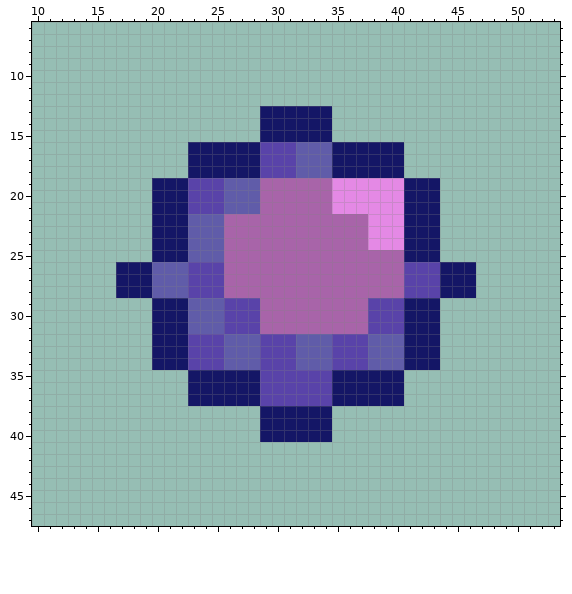
File history of a pixel-art sprite, sprites/SBruxaATK/1be034ad-65c8-48d4-89c8-68b654f3a643.png. Above, as it was before the edit.
The file is 64x64 pixels. Shown: x 10..53, y 6..47.
And afterwards:
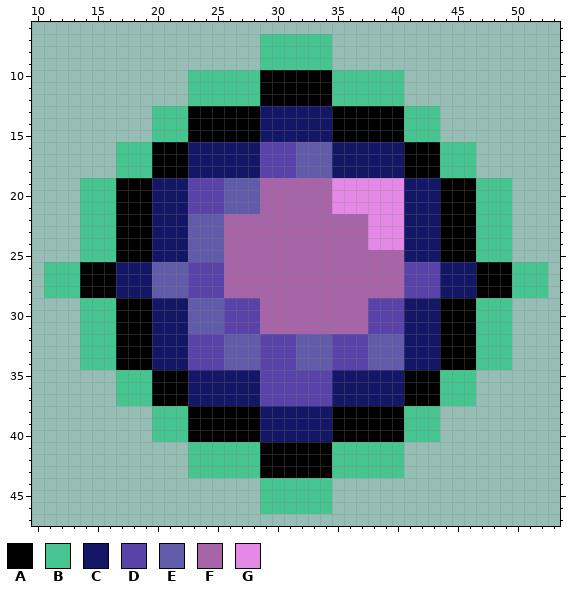
Palette (. is transparent): A #000000  B #47c591  C #141666  D #5943a9  E #605ca9  F #a864a9  G #e489e5
What changed:
@@ x 10..53 @@
  6 ............................................
- 7 ............................................
- 8 ............................................
- 9 ............................................
-10 ............................................
-11 ............................................
-12 ............................................
-13 ...................CCCCCC...................
-14 ...................CCCCCC...................
-15 ...................CCCCCC...................
-16 .............CCCCCCDDDEEECCCCCC.............
-17 .............CCCCCCDDDEEECCCCCC.............
-18 .............CCCCCCDDDEEECCCCCC.............
-19 ..........CCCDDDEEEFFFFFFGGGGGGCCC..........
-20 ..........CCCDDDEEEFFFFFFGGGGGGCCC..........
-21 ..........CCCDDDEEEFFFFFFGGGGGGCCC..........
-22 ..........CCCEEEFFFFFFFFFFFFGGGCCC..........
-23 ..........CCCEEEFFFFFFFFFFFFGGGCCC..........
-24 ..........CCCEEEFFFFFFFFFFFFGGGCCC..........
-25 ..........CCCEEEFFFFFFFFFFFFFFFCCC..........
-26 .......CCCEEEDDDFFFFFFFFFFFFFFFDDDCCC.......
-27 .......CCCEEEDDDFFFFFFFFFFFFFFFDDDCCC.......
-28 .......CCCEEEDDDFFFFFFFFFFFFFFFDDDCCC.......
-29 ..........CCCEEEDDDFFFFFFFFFDDDCCC..........
-30 ..........CCCEEEDDDFFFFFFFFFDDDCCC..........
-31 ..........CCCEEEDDDFFFFFFFFFDDDCCC..........
-32 ..........CCCDDDEEEDDDEEEDDDEEECCC..........
-33 ..........CCCDDDEEEDDDEEEDDDEEECCC..........
-34 ..........CCCDDDEEEDDDEEEDDDEEECCC..........
-35 .............CCCCCCDDDDDDCCCCCC.............
-36 .............CCCCCCDDDDDDCCCCCC.............
-37 .............CCCCCCDDDDDDCCCCCC.............
-38 ...................CCCCCC...................
-39 ...................CCCCCC...................
-40 ...................CCCCCC...................
-41 ............................................
-42 ............................................
-43 ............................................
-44 ............................................
-45 ............................................
-46 ............................................
+ 7 ...................BBBBBB...................
+ 8 ...................BBBBBB...................
+ 9 ...................BBBBBB...................
+10 .............BBBBBBAAAAAABBBBBB.............
+11 .............BBBBBBAAAAAABBBBBB.............
+12 .............BBBBBBAAAAAABBBBBB.............
+13 ..........BBBAAAAAACCCCCCAAAAAABBB..........
+14 ..........BBBAAAAAACCCCCCAAAAAABBB..........
+15 ..........BBBAAAAAACCCCCCAAAAAABBB..........
+16 .......BBBAAACCCCCCDDDEEECCCCCCAAABBB.......
+17 .......BBBAAACCCCCCDDDEEECCCCCCAAABBB.......
+18 .......BBBAAACCCCCCDDDEEECCCCCCAAABBB.......
+19 ....BBBAAACCCDDDEEEFFFFFFGGGGGGCCCAAABBB....
+20 ....BBBAAACCCDDDEEEFFFFFFGGGGGGCCCAAABBB....
+21 ....BBBAAACCCDDDEEEFFFFFFGGGGGGCCCAAABBB....
+22 ....BBBAAACCCEEEFFFFFFFFFFFFGGGCCCAAABBB....
+23 ....BBBAAACCCEEEFFFFFFFFFFFFGGGCCCAAABBB....
+24 ....BBBAAACCCEEEFFFFFFFFFFFFGGGCCCAAABBB....
+25 ....BBBAAACCCEEEFFFFFFFFFFFFFFFCCCAAABBB....
+26 .BBBAAACCCEEEDDDFFFFFFFFFFFFFFFDDDCCCAAABBB.
+27 .BBBAAACCCEEEDDDFFFFFFFFFFFFFFFDDDCCCAAABBB.
+28 .BBBAAACCCEEEDDDFFFFFFFFFFFFFFFDDDCCCAAABBB.
+29 ....BBBAAACCCEEEDDDFFFFFFFFFDDDCCCAAABBB....
+30 ....BBBAAACCCEEEDDDFFFFFFFFFDDDCCCAAABBB....
+31 ....BBBAAACCCEEEDDDFFFFFFFFFDDDCCCAAABBB....
+32 ....BBBAAACCCDDDEEEDDDEEEDDDEEECCCAAABBB....
+33 ....BBBAAACCCDDDEEEDDDEEEDDDEEECCCAAABBB....
+34 ....BBBAAACCCDDDEEEDDDEEEDDDEEECCCAAABBB....
+35 .......BBBAAACCCCCCDDDDDDCCCCCCAAABBB.......
+36 .......BBBAAACCCCCCDDDDDDCCCCCCAAABBB.......
+37 .......BBBAAACCCCCCDDDDDDCCCCCCAAABBB.......
+38 ..........BBBAAAAAACCCCCCAAAAAABBB..........
+39 ..........BBBAAAAAACCCCCCAAAAAABBB..........
+40 ..........BBBAAAAAACCCCCCAAAAAABBB..........
+41 .............BBBBBBAAAAAABBBBBB.............
+42 .............BBBBBBAAAAAABBBBBB.............
+43 .............BBBBBBAAAAAABBBBBB.............
+44 ...................BBBBBB...................
+45 ...................BBBBBB...................
+46 ...................BBBBBB...................
 47 ............................................
Where, in picture pixels (left, top, right, bottom), the same in both pictures:
added: (44, 34, 548, 514)
